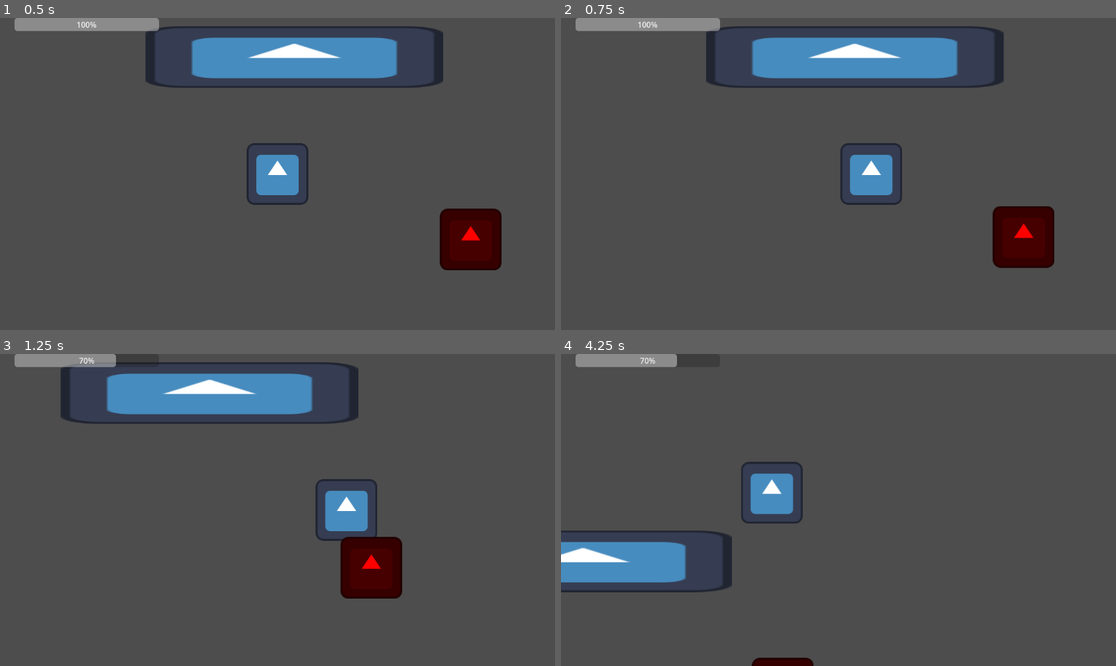
Above: before the commit, frames 1-4 (two rows, left to right).
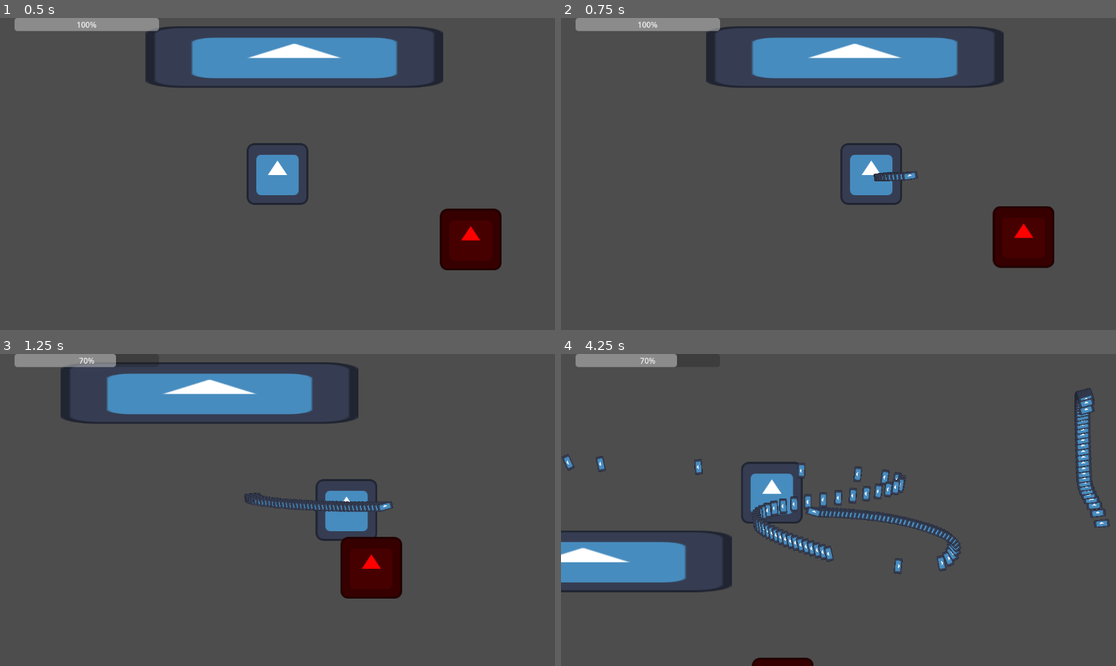
Above: after the commit, the same moments.

Repository: Takexin/insanity-death
Game: Godot game, scene res://main.tscn
Two runs of this game, one before a commit and one after it. Both use one fixed random seed, a clock stepped at 60 frames per second and the inputs below. The engine's default icon, where the game draws it, is replaced by a stand-in: a white triangle on a blue panel in a dark square.
Inputs (mouse positions are in pixels of both pictures, inside the frame that each line leads up to):
- Up to frame 1 (0.5 s): no input
- Up to frame 2 (0.75 s): move the mouse to (960, 158) at 0.52 s; press the mouse at (960, 158) at 0.53 s; hold D (actionRight) from 0.53 s (still down)
- Up to frame 3 (1.25 s): keep holding D (actionRight)
- Up to frame 4 (4.25 s): move the mouse to (727, 525) at 1.27 s; release D (actionRight) at 1.28 s; release the mouse at (727, 525) at 1.28 s; hold S (actionDown) 1.28-2.03 s; click (727, 525) at 1.35 s; move the mouse to (894, 441) at 2.02 s; press the mouse at (894, 441) at 2.03 s; hold D (actionRight) 2.03-2.78 s; move the mouse to (810, 572) at 2.77 s; release the mouse at (810, 572) at 2.78 s; hold W (actionUp) 2.78-3.53 s; click (810, 572) at 2.85 s; move the mouse to (1005, 556) at 3.52 s; press the mouse at (1005, 556) at 3.53 s; hold A (actionLeft) from 3.53 s (still down)

Frame 1 is identical in both runs. In frame 2, 0.2% of the frame differs, in the area x 56-65%, y 48-53%; in frame 3, 0.6%; in frame 4, 3.0%, in the area x 0-99%, y 10-71%.

Commit message:
add bullet script

Diff:
--- a/bulletCommon/bulletCommon.tscn
+++ b/bulletCommon/bulletCommon.tscn
@@ -1,4 +1,21 @@
-[gd_scene format=3 uid="uid://bggynjajec1mh"]
+[gd_scene load_steps=4 format=3 uid="uid://bggynjajec1mh"]
 
-[node name="BulletCommon" type="Node2D"]
-scale = Vector2(1.00337, 1)
+[ext_resource type="Script" uid="uid://s5sg0fdx0dr6" path="res://bulletCommon/bullet_common.gd" id="1_fippu"]
+[ext_resource type="Texture2D" uid="uid://c1vphducab0w1" path="res://icon.svg" id="2_ap4gy"]
+
+[sub_resource type="RectangleShape2D" id="RectangleShape2D_ap4gy"]
+size = Vector2(32, 16)
+
+[node name="bulletCommon" type="CharacterBody2D"]
+position = Vector2(16, 0)
+script = ExtResource("1_fippu")
+
+[node name="Sprite2D" type="Sprite2D" parent="."]
+position = Vector2(0, 9.53674e-07)
+scale = Vector2(0.25, 0.125)
+texture = ExtResource("2_ap4gy")
+
+[node name="Area2D" type="Area2D" parent="."]
+
+[node name="CollisionShape2D" type="CollisionShape2D" parent="Area2D"]
+shape = SubResource("RectangleShape2D_ap4gy")
--- a/bulletCommon/bullet_common.gd
+++ b/bulletCommon/bullet_common.gd
@@ -1 +1,22 @@
-extends Node2D
+extends CharacterBody2D
+@export_range(0.1,1,0.05) var damage = 0.1
+
+var direction : Vector2 = Vector2.RIGHT
+var initialSpeed : float = 0.0
+var targetSpeed : float = 0.0
+var accel : float = 0.0
+
+signal hitEnemy
+
+func _ready() -> void:
+    direction = Vector2.RIGHT.rotated(global_rotation)
+    velocity.x = initialSpeed * direction.x
+    velocity.y = initialSpeed * direction.y
+
+func _on_area_2d_body_entered(body:Node2D) -> void:
+    if body.is_in_group("enemy"):
+        hitEnemy.emit(damage)
+func _physics_process(delta: float) -> void:
+    velocity.x = move_toward(velocity.x, direction.x * targetSpeed*100, accel * delta * 100)
+    velocity.y = move_toward(velocity.y, direction.y * targetSpeed*100, accel * delta * 100)
+    move_and_slide()
--- a/gunCommon/gunCommon.tscn
+++ b/gunCommon/gunCommon.tscn
@@ -5,10 +5,13 @@
 [sub_resource type="RectangleShape2D" id="RectangleShape2D_k8nq4"]
 
 [node name="GunCommon" type="Node2D"]
+rotation = -27.1783
+scale = Vector2(1, -1)
 script = ExtResource("1_k8nq4")
-turnSlowness = 0.0
 fireMode = 0
-bulletSpeed = 1.0
+bulletInitialSpeed = 1.0
+bulletTargetSpeed = 1.0
+bulletAccel = 1.0
 bulletSpreadRange = 0.1
 dmgDropoff = 1.0
 
@@ -16,3 +19,8 @@
 position = Vector2(48, -16)
 scale = Vector2(3.78437, 3.78437)
 shape = SubResource("RectangleShape2D_k8nq4")
+
+[node name="shootAnchor" type="Node2D" parent="."]
+position = Vector2(86.6596, -17.2659)
+
+[node name="cooldown" type="Timer" parent="."]
--- a/gunCommon/gun_common.gd
+++ b/gunCommon/gun_common.gd
@@ -1,93 +1,127 @@
 @tool
+class_name gun_common
 extends Node2D
 
 @export_group("Gun Properties")
 
 @export_range(0.1,5,0.05) var cooldown = 0.0
 @export_range(0.1,1,0.05) var turnSpeed = 0.1
-@export_range(0,10,0.1) var recoil = 0.0:
-    set(b):
-        print(get_script().get_script_property_list() )
+@export_range(0,10,0.1) var recoil = 0.0
 @export_group("Bullet")
 @export_enum("Projectile:1", "Lazer:2") var bulletType = 1:
-    set(value):
-        if value == bulletType : return
-        bulletType = value
-        notify_property_list_changed()
+	set(value):
+		if value == bulletType : return
+		bulletType = value
+		notify_property_list_changed()
 
 var fireModeEnum = {"Single" : 0, "Spread" : 1}
 var fireMode : int = 0:
-    set(value):
-        if value == fireMode : return
-        fireMode = value
-        notify_property_list_changed()
-var bulletSpeed : float = 1.0
+	set(value):
+		if value == fireMode : return
+		fireMode = value
+		notify_property_list_changed()
+var bulletInitialSpeed : float = 1.0
+var bulletTargetSpeed : float = 1.0
+var bulletAccel : float = 1.0
 var dmgDropoff : float = 1.0
 
 var bulletAmmount : int = 1
 var bulletSpreadRange : float = 0.1
 func _get_property_list():
-    if Engine.is_editor_hint():
-        var ret = []
-        if bulletType == 1:
-            ret.append({
-                "name": &"fireMode",
-                "type" : TYPE_INT,
-                "usage" : PROPERTY_USAGE_DEFAULT,
-                "hint" : PROPERTY_HINT_ENUM,
-                "hint_string" : ",".join(fireModeEnum.keys())
-            })
-            ret.append({
-                "name" : &"bulletSpeed",
-                "type" : TYPE_FLOAT,
-                "usage" : PROPERTY_USAGE_DEFAULT,
-                "hint" : 1,
-                "hint_string": "0.1,10.0,0.05"
-            })
-            ret.append({
-                "name" : &"bulletSpreadRange",
-                "type" : TYPE_FLOAT,
-                "usage" : PROPERTY_USAGE_DEFAULT,
-                "hint" : 1,
-                "hint_string": "0.1,10.0,0.05"
-                })
-            ret.append({
-                "name" : &"dmgDropoff",
-                "type" : TYPE_FLOAT,
-                "usage" : PROPERTY_USAGE_DEFAULT,
-                "hint" : 1,
-                "hint_string": "0.1,10.0,0.05"
-            })
-            if fireMode == 1:
-                ret.append({
-                "name" : &"bulletAmmount",
-                "type" : TYPE_INT,
-                "usage" : PROPERTY_USAGE_DEFAULT,
-                "hint" : 1,
-                "hint_string": "1,100, or_greater"
-                })
+	if Engine.is_editor_hint():
+		var ret = []
+		if bulletType == 1:
+			ret.append({
+				"name": &"fireMode",
+				"type" : TYPE_INT,
+				"usage" : PROPERTY_USAGE_DEFAULT,
+				"hint" : PROPERTY_HINT_ENUM,
+				"hint_string" : ",".join(fireModeEnum.keys())
+			})
+			ret.append({
+				"name" : &"bulletInitialSpeed",
+				"type" : TYPE_FLOAT,
+				"usage" : PROPERTY_USAGE_DEFAULT,
+				"hint" : 1,
+				"hint_string": "0.1,10.0,0.05"
+			})
+			ret.append({
+				"name" : &"bulletTargetSpeed",
+				"type" : TYPE_FLOAT,
+				"usage" : PROPERTY_USAGE_DEFAULT,
+				"hint" : 1,
+				"hint_string": "0.1,10.0,0.05"
+			})
+			ret.append({
+				"name" : &"bulletAccel",
+				"type" : TYPE_FLOAT,
+				"usage" : PROPERTY_USAGE_DEFAULT,
+				"hint" : 1,
+				"hint_string": "0.1,10.0,0.05"
+			})
+			ret.append({
+				"name" : &"bulletSpreadRange",
+				"type" : TYPE_FLOAT,
+				"usage" : PROPERTY_USAGE_DEFAULT,
+				"hint" : 1,
+				"hint_string": "0.1,10.0,0.05"
+				})
+			ret.append({
+				"name" : &"dmgDropoff",
+				"type" : TYPE_FLOAT,
+				"usage" : PROPERTY_USAGE_DEFAULT,
+				"hint" : 1,
+				"hint_string": "0.1,10.0,0.05"
+			})
+			if fireMode == 1:
+				ret.append({
+				"name" : &"bulletAmmount",
+				"type" : TYPE_INT,
+				"usage" : PROPERTY_USAGE_DEFAULT,
+				"hint" : 1,
+				"hint_string": "1,100, or_greater"
+				})
 
-        return ret
+		return ret
 @export var bullet:Resource
 
 @onready var player = get_parent()
+@onready var shootAnchor = $shootAnchor
+@onready var cooldownTimer = $cooldown
+
 func _physics_process(delta: float) -> void:
-    var mouse = get_global_mouse_position()
+	var mouse = get_global_mouse_position()
 
-    var turnRate = turnSpeed
-    #look_at(get_global_mouse_position())
-    #rotation = get_global_mouse_position().angle_to_point(position)
-    print(get_angle_to(mouse))
-    #print(global_position - mouse)
+	var turnRate = turnSpeed
+	#look_at(get_global_mouse_position())
+	#rotation = get_global_mouse_position().angle_to_point(position)
+	#print(get_angle_to(mouse))
+	#print(global_position - mouse)
 
-    if rotation > PI/2 or rotation < -PI/2:
-        scale.y = -1
-    else:
-        scale.y = 1
-    #look_at(mouse.lerp(global_position - mouse, 0.01))
-    # if ((atan2(mouse.y, mouse.x)) - rotation) < -1.8*PI:
-    rotation = lerpf(rotation, get_angle_to(mouse) + rotation, turnRate * delta * 25)
-    # rotation = (atan2(mouse.y, mouse.x))
-    #     rotate(lerpf( abs(atan2(mouse.y, mouse.x)) - rotation + 2*PI, 0, turnRate))
-    # else:
-    #     rotation = move_toward(rotation, get_global_mouse_position().angle_to_point(player.position), turnSlowness)
+	if rotation > PI/2 or rotation < -PI/2:
+		scale.y = -1
+	else:
+		scale.y = 1
+	#look_at(mouse.lerp(global_position - mouse, 0.01))
+	# if ((atan2(mouse.y, mouse.x)) - rotation) < -1.8*PI:
+	rotation = lerpf(rotation, get_angle_to(mouse) + rotation, turnRate * delta * 25)
+	# rotation = (atan2(mouse.y, mouse.x))
+	#     rotate(lerpf( abs(atan2(mouse.y, mouse.x)) - rotation + 2*PI, 0, turnRate))
+	# else:
+	#     rotation = move_toward(rotation, get_global_mouse_position().angle_to_point(player.position), turnSlowness)
+
+
+func on_hit_enemy(damage : float):
+	pass
+
+func shoot():
+	var bulletInstance : Node2D = bullet.instantiate()
+	bulletInstance.global_position = shootAnchor.global_position
+	bulletInstance.top_level = true
+	bulletInstance.global_rotation = global_rotation
+
+	bulletInstance.initialSpeed = bulletInitialSpeed
+	bulletInstance.targetSpeed = bulletTargetSpeed
+	bulletInstance.accel = bulletAccel
+
+	add_child(bulletInstance)
--- a/player/player.gd
+++ b/player/player.gd
@@ -3,6 +3,8 @@
 
 const SPEED = 30000.0
 const ACCEL = 60
+
+@onready var gun_common = $GunCommon
 
 @export var HEALTH = 100
 @onready var healthBar = $CanvasLayer/Control/ProgressBar
@@ -33,4 +35,7 @@
 	else:
 		velocity.y = move_toward(velocity.y, 0, ACCEL)
 
+	if Input.is_action_pressed("actionMouseDown"):
+		gun_common.shoot()
+
 	move_and_slide()
--- a/player/player.tscn
+++ b/player/player.tscn
@@ -1,8 +1,9 @@
-[gd_scene load_steps=5 format=3 uid="uid://b6oynkyncjr8b"]
+[gd_scene load_steps=6 format=3 uid="uid://b6oynkyncjr8b"]
 
 [ext_resource type="Script" uid="uid://c1vq7f11jfb4k" path="res://player/player.gd" id="1_dlkyw"]
 [ext_resource type="Texture2D" uid="uid://c1vphducab0w1" path="res://icon.svg" id="2_4gkfa"]
 [ext_resource type="PackedScene" uid="uid://dhi31f11tkcie" path="res://gunCommon/gunCommon.tscn" id="3_g1dw6"]
+[ext_resource type="PackedScene" uid="uid://bggynjajec1mh" path="res://bulletCommon/bulletCommon.tscn" id="4_yw30f"]
 
 [sub_resource type="CapsuleShape2D" id="CapsuleShape2D_rkbax"]
 radius = 66.0
@@ -44,5 +45,10 @@
 offset_bottom = 27.0
 
 [node name="GunCommon" parent="." instance=ExtResource("3_g1dw6")]
-rotation = 2.84413
+rotation = 100.443
 scale = Vector2(1.00112, -1)
+turnSpeed = 0.65
+bullet = ExtResource("4_yw30f")
+bulletInitialSpeed = 0.4
+bulletTargetSpeed = 10.0
+bulletAccel = 1.5
--- a/project.godot
+++ b/project.godot
@@ -57,3 +57,8 @@
 , Object(InputEventKey,"resource_local_to_scene":false,"resource_name":"","device":-1,"window_id":0,"alt_pressed":false …(186 unchanged characters)…
 ]
 }
+actionMouseDown={
+"deadzone": 0.2,
+"events": [Object(InputEventMouseButton,"resource_local_to_scene":false,"resource_name":"","device":-1,"window_id":0,"alt_pressed":false,"shift_pressed":false,"ctrl_pressed":false,"meta_pressed":false,"button_mask":0,"position":Vector2(0, 0),"global_position":Vector2(0, 0),"factor":1.0,"button_index":1,"canceled":false,"pressed":false,"double_click":false,"script":null)
+]
+}
